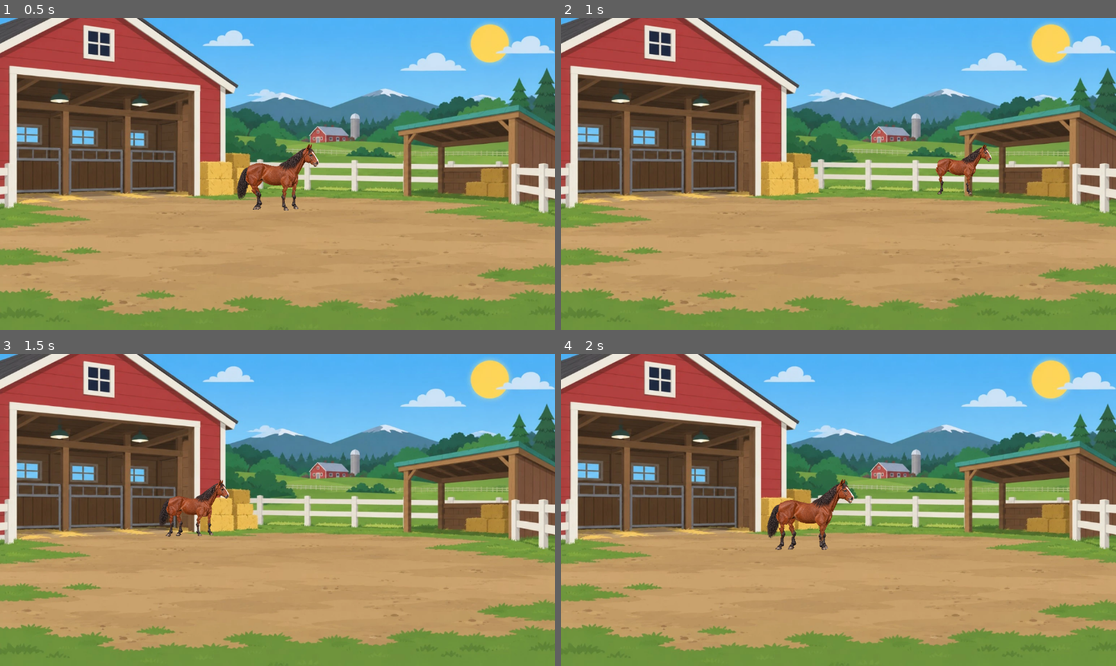
Above: before the commit, frames 1-4 (two rows, left to right).
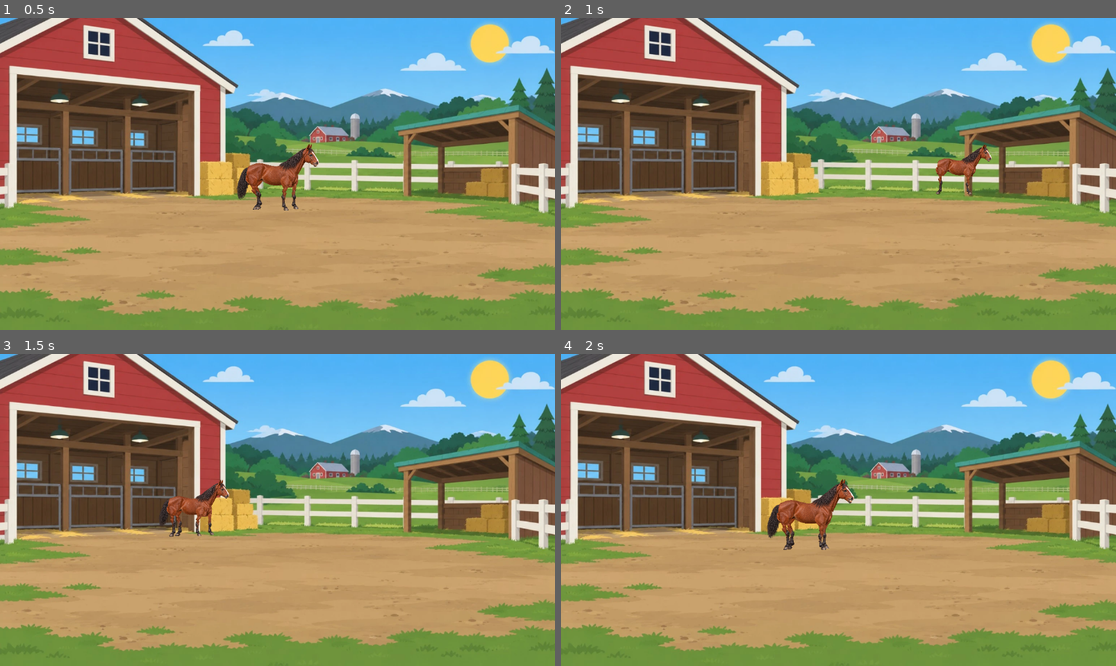
Above: after the commit, the same moments.

Repository: marceldubrig-hash/Pferd-und-Steve
Game: Godot game, scene res://scenes/main.tscn
The game is run twice, just before and just after one commit, with the same random seed, the same clock (stepped at 60 frames per second) and the same inputs.
Inputs (mouse positions are in pixels of both pictures, inside the frame that each line leads up to):
- Up to frame 1 (0.5 s): no input
- Up to frame 2 (1 s): move the mouse to (960, 158) at 0.52 s; click (960, 158) at 0.67 s
- Up to frame 3 (1.5 s): drag from (166, 525) to (249, 572) at 1.27 s
- Up to frame 4 (2 s): no input

Frame 1 is identical in both runs. In frame 2, less than 0.1% of the frame differs, in the area x 67-77%, y 42-57%; in frame 3, 0.1%; in frame 4, 0.3%, in the area x 37-53%, y 40-63%.

Commit message:
Restore validated Step 11 farm movement boundaries

Diff:
--- a/scripts/main.gd
+++ b/scripts/main.gd
@@ -48,19 +48,9 @@
 const RIGHT_OBSTACLE_X_RATIO := 0.87
 const RIGHT_OUTER_X_RATIO := 1.00
 
-# Step 12G: keep one walk cycle, but make it respond to actual pointer motion.
-# This is intentionally not a gait state machine.
-const WALK_ANIMATION_NAME := &"walk_test"
-const WALK_MIN_PLAYBACK_SPEED := 0.72
-const WALK_MAX_PLAYBACK_SPEED := 1.60
-const WALK_MIN_AMPLITUDE := 0.86
-const WALK_MAX_AMPLITUDE := 1.20
-const WALK_FULL_SPEED_VIEWPORTS_PER_SECOND := 0.85
-
 @onready var background: Sprite2D = $Background
 @onready var horse_root: Node2D = $HorseRoot
 @onready var horse_visual: Node2D = $HorseRoot/HorseVisual
-@onready var walk_animation_player: AnimationPlayer = $HorseRoot/HorseVisual/RigSpace/HorseCutoutRig/WalkAnimationPlayer
 
 var is_night := false
 var mouse_dragging := false
@@ -69,9 +59,6 @@
 # do not destroy the world position.
 var horse_x_ratio := 0.5
 var horse_depth_t := 0.28
-
-var walk_base_track_values: Dictionary = {}
-var walk_last_amplitude := 1.0
 
 
 func _ready() -> void:
@@ -79,7 +66,6 @@
 	_load_texture_if_available(background, FARM_DAY)
 	_layout_scene()
 	_apply_perspective()
-	_capture_walk_animation_baseline()
 
 
 func _unhandled_input(event: InputEvent) -> void:
@@ -91,7 +77,7 @@
 
 	if event is InputEventScreenDrag:
 		var drag := event as InputEventScreenDrag
-		_move_horse_to(drag.position, drag.velocity.length())
+		_move_horse_to(drag.position)
 		return
 
 	if event is InputEventMouseButton:
@@ -104,7 +90,7 @@
 
 	if event is InputEventMouseMotion and mouse_dragging:
 		var mouse_motion := event as InputEventMouseMotion
-		_move_horse_to(mouse_motion.position, mouse_motion.velocity.length())
+		_move_horse_to(mouse_motion.position)
 
 
 func _load_texture_if_available(target: Sprite2D, path: String) -> void:
@@ -158,91 +144,11 @@
 	_apply_perspective()
 
 
-func _move_horse_to(target_position: Vector2, input_speed_px_per_s: float = -1.0) -> void:
+func _move_horse_to(target_position: Vector2) -> void:
 	var current_x := horse_root.position.x
 	if absf(target_position.x - current_x) > 1.0:
 		set_horse_facing_right(target_position.x > current_x)
-
-	if input_speed_px_per_s < 0.0:
-		# A single tap has no drag velocity. Treat it as a calm movement cue
-		# instead of fabricating a high-speed gait from the teleport distance.
-		input_speed_px_per_s = get_viewport_rect().size.length() * 0.15
-
 	set_horse_position(target_position)
-	_apply_walk_motion_from_speed(input_speed_px_per_s)
-
-
-func _capture_walk_animation_baseline() -> void:
-	walk_base_track_values.clear()
-
-	if not walk_animation_player.has_animation(WALK_ANIMATION_NAME):
-		push_warning("Walk-Animation fehlt: %s" % WALK_ANIMATION_NAME)
-		return
-
-	var animation := walk_animation_player.get_animation(WALK_ANIMATION_NAME)
-	for track_index in range(animation.get_track_count()):
-		var values: Array = []
-		for key_index in range(animation.track_get_key_count(track_index)):
-			values.append(animation.track_get_key_value(track_index, key_index))
-		walk_base_track_values[track_index] = values
-
-
-func _apply_walk_motion_from_speed(input_speed_px_per_s: float) -> void:
-	if walk_base_track_values.is_empty():
-		return
-
-	var viewport_diagonal := maxf(get_viewport_rect().size.length(), 1.0)
-	var viewports_per_second := maxf(input_speed_px_per_s, 0.0) / viewport_diagonal
-	var speed_t := clampf(
-		viewports_per_second / WALK_FULL_SPEED_VIEWPORTS_PER_SECOND,
-		0.0,
-		1.0
-	)
-	speed_t = smoothstep(0.0, 1.0, speed_t)
-
-	walk_animation_player.speed_scale = lerpf(
-		WALK_MIN_PLAYBACK_SPEED,
-		WALK_MAX_PLAYBACK_SPEED,
-		speed_t
-	)
-
-	var amplitude := lerpf(
-		WALK_MIN_AMPLITUDE,
-		WALK_MAX_AMPLITUDE,
-		speed_t
-	)
-	_set_walk_amplitude(amplitude)
-
-
-func _set_walk_amplitude(multiplier: float) -> void:
-	if absf(multiplier - walk_last_amplitude) < 0.02:
-		return
-	if not walk_animation_player.has_animation(WALK_ANIMATION_NAME):
-		return
-
-	var animation := walk_animation_player.get_animation(WALK_ANIMATION_NAME)
-	for track_index in range(animation.get_track_count()):
-		if not walk_base_track_values.has(track_index):
-			continue
-
-		var baseline: Array = walk_base_track_values[track_index]
-		if baseline.is_empty():
-			continue
-
-		var is_position_track := String(animation.track_get_path(track_index)).ends_with(":position")
-		for key_index in range(mini(animation.track_get_key_count(track_index), baseline.size())):
-			var base_value = baseline[key_index]
-			var scaled_value = base_value
-
-			if typeof(base_value) == TYPE_FLOAT:
-				scaled_value = float(base_value) * multiplier
-			elif typeof(base_value) == TYPE_VECTOR2 and is_position_track:
-				var rest_value: Vector2 = baseline[0]
-				scaled_value = rest_value + (base_value - rest_value) * multiplier
-
-			animation.track_set_key_value(track_index, key_index, scaled_value)
-
-	walk_last_amplitude = multiplier
 
 
 func _layout_scene() -> void:
